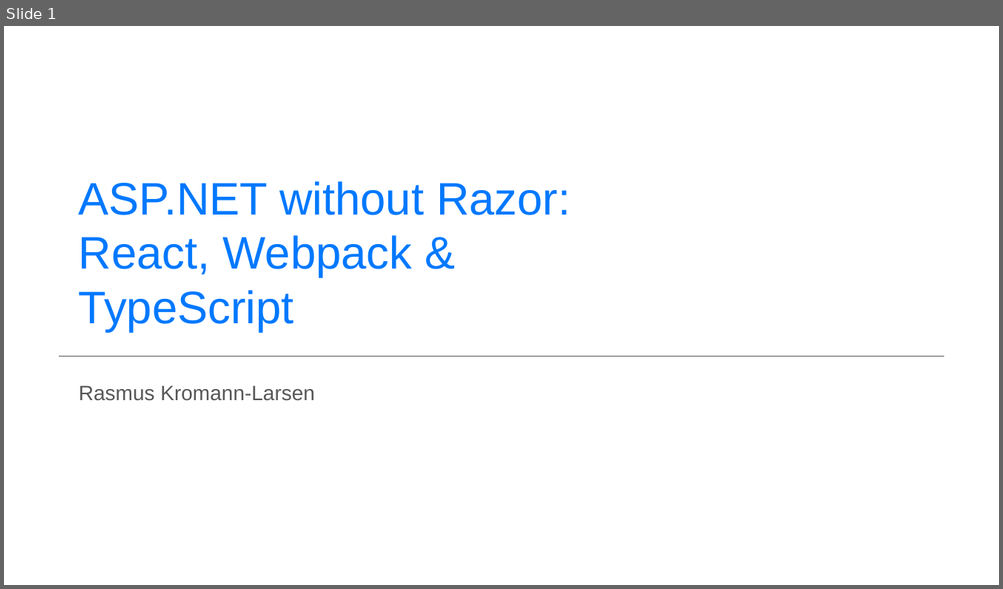
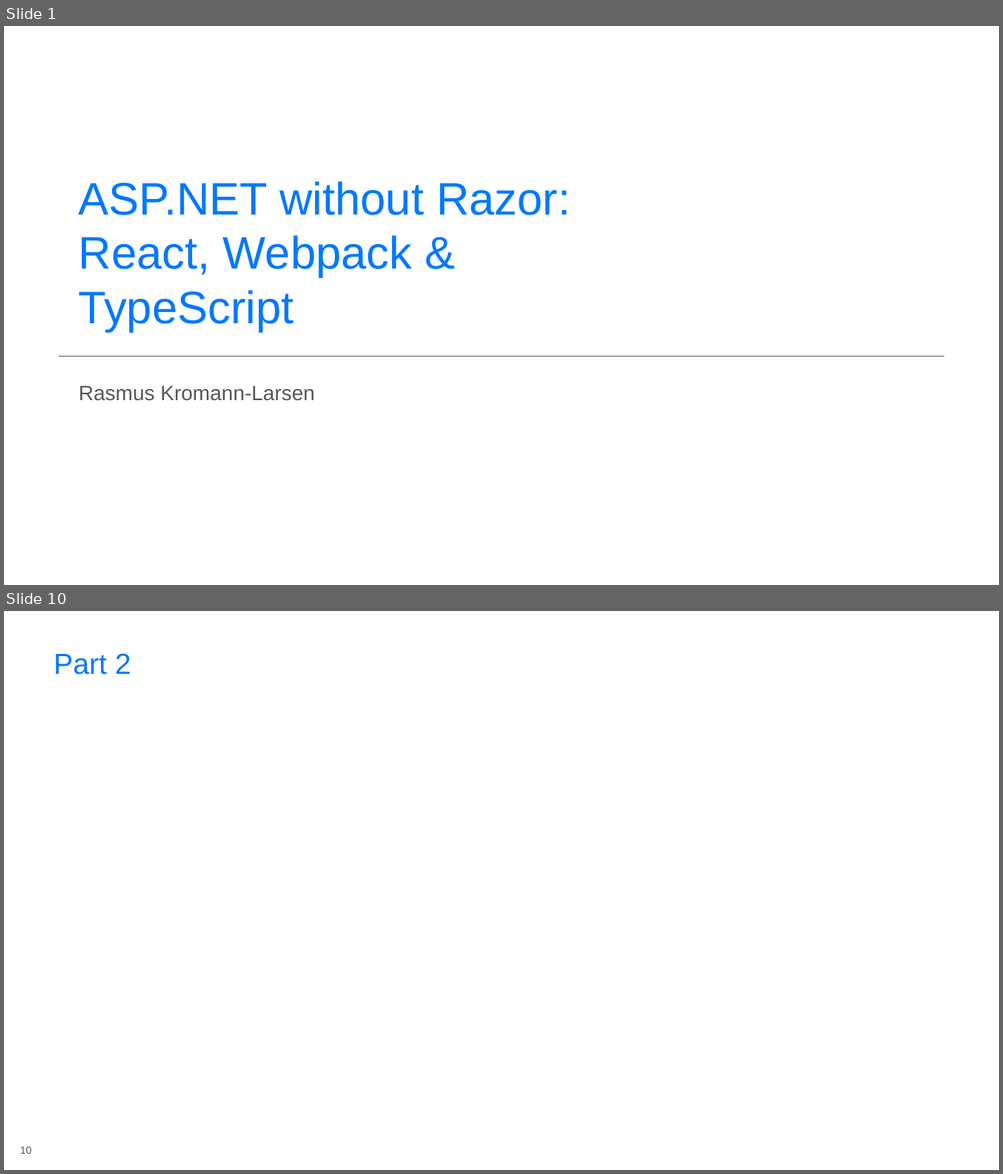
Before and after one commit to rasmuskl/react-webpack-typescript, a slide deck: _notes/Presentation.pptx. Shown one above the other, each under a label of ours: slide 1 before the commit, slides 1 and 10 after it; the slides between them are not shown. The pictures are 1003x589 and 1003x1174 pixels, drawn with LibreOffice and Linux fonts; fonts in the diff are those of the drawing; background and template pictures are left out. Boxes give left, top, right and bottom in pixels: in the first picture for what was removed or moved away, otherwise in the second. Text is boxed around its words. In the diff, an @@ line names an element or a change of style, - is before the commit and + after.

```diff
--- a/_notes/Presentation.pptx
+++ b/_notes/Presentation.pptx
@@ slide 10 added at (x1=4, y1=611, x2=999, y2=1170), background #FFFFFF @@
@@ title added at (x1=54, y1=653, x2=131, y2=675), 28 pt, text #0078FF @@
+Part 2
@@ page number added at (x1=20, y1=1147, x2=32, y2=1154), 10 pt, text #575757 @@
+10
```
Also in this commit, not shown: 1 slide changed, 7 other slides added, 7 other files.
